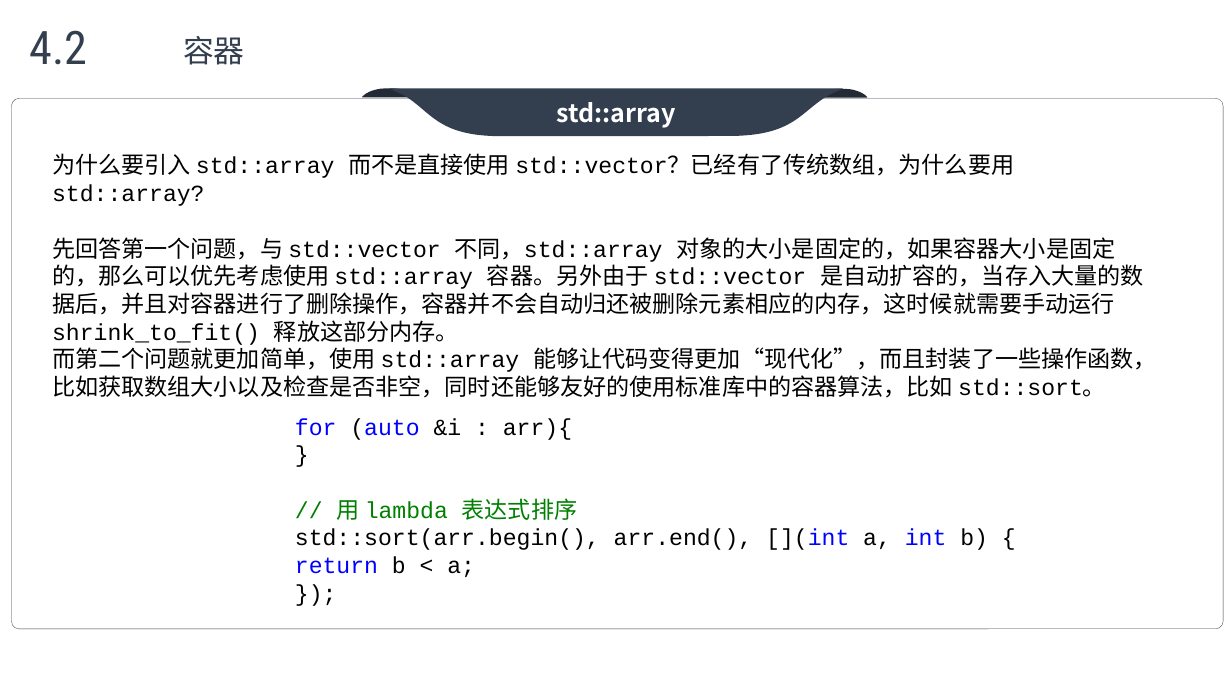
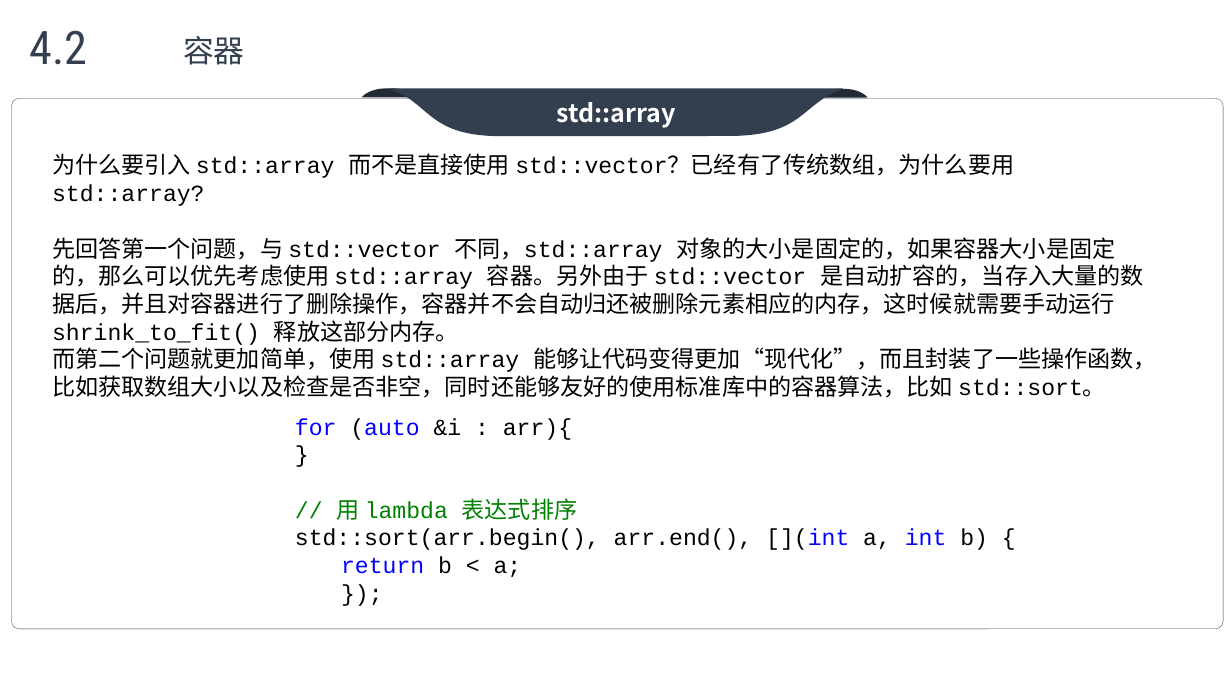
Before and after one commit to max4sharing/modern_cpp, a slide deck: slide 45 of C++11.pptx (slide 44 before the commit). Drawn at 1232x693 pixels with LibreOffice and Linux fonts; fonts in the diff are those of the drawing; background and template pictures are left out. Boxes give left, top, right and bottom in pixels: in the first picture for what was removed or moved away, otherwise in the second. Text is boxed around its words. In the diff, an @@ line names an element or a change of style, - is before the commit and + after.

```diff
--- a/C++11.pptx
+++ b/C++11.pptx
@@ text at bbox=[341, 556, 522, 577]: list level 1 to 2 in "return b < a;" @@
```
Also in this commit, not shown: 7 other slides changed, 1 slide added, 2 other files.
